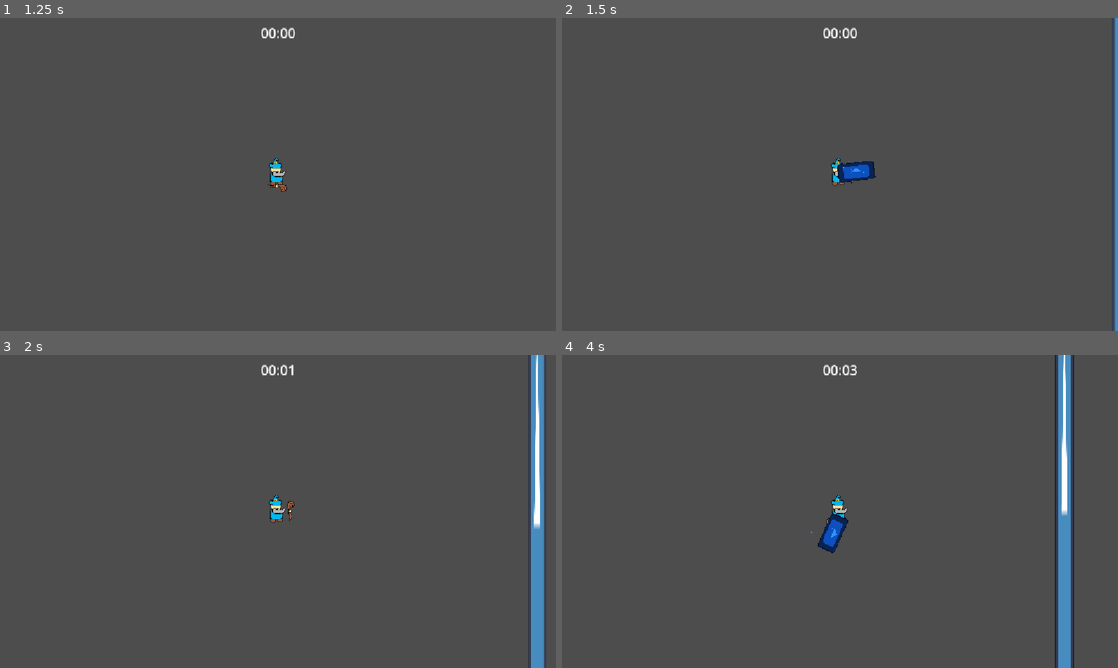
Above: before the commit, frames 1-4 (two rows, left to right).
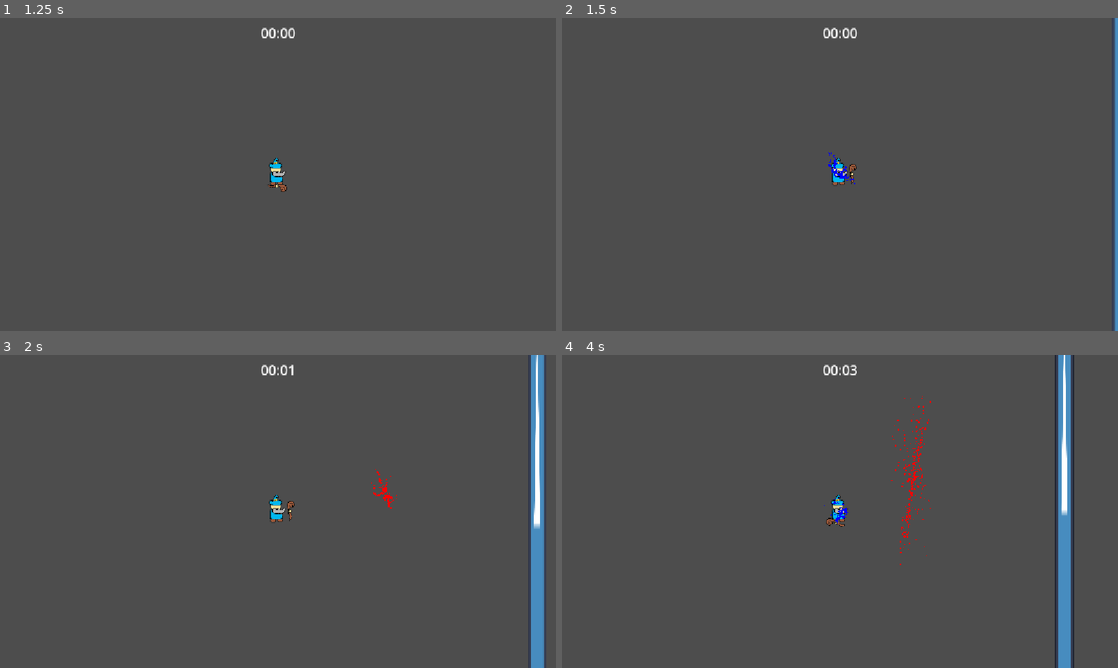
Above: after the commit, the same moments.

Repository: LeyuDing/SteelHacks2026
Game: Godot game, scene res://Scenes/main_menu.tscn
Same seed, same stepped clock (60 frames per second), same inputs: the game is played once before the commit and once after it. The engine's default icon, where the game draws it, is replaced by a stand-in: a white triangle on a blue panel in a dark square.
Inputs (mouse positions are in pixels of both pictures, inside the frame that each line leads up to):
- Up to frame 1 (1.25 s): click "Start" at 0.5 s
- Up to frame 2 (1.5 s): tap Enter at 1.25 s; move the mouse to (962, 158) at 1.27 s; hold Right (ui_right) from 1.28 s (still down); tap 1 (ui_spell1) at 1.35 s
- Up to frame 3 (2 s): keep holding Right (ui_right); tap 2 (ui_spell2) at 1.55 s
- Up to frame 4 (4 s): move the mouse to (728, 527) at 2.02 s; release Right (ui_right) at 2.03 s; hold Down (ui_down) 2.03-2.78 s; tap 2 (ui_spell2) at 2.1 s; tap 3 (ui_spell3) at 2.3, 2.85 s; move the mouse to (895, 442) at 2.77 s; hold Right (ui_right) 2.78-3.53 s; tap 4 (ui_spell4) at 3.05, 3.6 s; move the mouse to (812, 574) at 3.52 s; hold Up (ui_up) from 3.53 s (still down); tap 1 (ui_spell1) at 3.8 s

Frame 1 is identical in both runs. In frame 2, 0.4% of the frame differs, in the area x 47-57%, y 42-54%; in frame 3, less than 0.1%; in frame 4, 0.7%, in the area x 44-67%, y 13-68%.

Commit message:
make casting spells emit gpu_particles_2d

Diff:
--- a/Scenes/circle_spell.tscn
+++ b/Scenes/circle_spell.tscn
@@ -5,26 +5,12 @@
 
 [sub_resource type="CircleShape2D" id="CircleShape2D_ia7du"]
 
-[sub_resource type="ParticleProcessMaterial" id="ParticleProcessMaterial_4kiar"]
-particle_flag_align_y = true
-particle_flag_rotate_y = true
-particle_flag_disable_z = true
-direction = Vector3(0, -1, 0)
-gravity = Vector3(0, -100, 0)
-turbulence_enabled = true
-turbulence_noise_strength = 8.59
-turbulence_noise_scale = 9.475
-turbulence_noise_speed_random = 1.17
-turbulence_influence_min = 0.080000006
-turbulence_influence_max = 0.92600006
-turbulence_initial_displacement_min = -90.5
-turbulence_initial_displacement_max = 95.8
-
 [node name="circle_spell" type="Node2D" unique_id=1032744867]
 modulate = Color(0.6226018, 0.99999994, 0.4841807, 1)
 script = ExtResource("1_4kiar")
 
 [node name="Sprite2D" type="Sprite2D" parent="." unique_id=2081771349]
+visible = false
 texture = ExtResource("2_lkq0a")
 
 [node name="Timer" type="Timer" parent="." unique_id=657437196]
@@ -39,15 +25,5 @@
 scale = Vector2(7, 7)
 shape = SubResource("CircleShape2D_ia7du")
 
-[node name="GPUParticles2D" type="GPUParticles2D" parent="." unique_id=1119961045]
-position = Vector2(1, 0)
-rotation = 1.5739399
-scale = Vector2(-0.80149996, 0.760253)
-amount = 500
-lifetime = 4.0
-preprocess = 4.93
-speed_scale = 1.51
-process_material = SubResource("ParticleProcessMaterial_4kiar")
-
 [connection signal="timeout" from="Timer" to="." method="_on_timer_timeout"]
 [connection signal="body_entered" from="Area2D" to="." method="_on_area_2d_body_entered"]
--- /dev/null
+++ b/Scenes/particle.tscn
@@ -0,0 +1,33 @@
+[gd_scene format=3 uid="uid://dcesjtjfxvt1f"]
+
+[ext_resource type="Script" uid="uid://b8hxnvasbmy67" path="res://Scripts/gpu_particles_2d.gd" id="1_xhwoe"]
+
+[sub_resource type="ParticleProcessMaterial" id="ParticleProcessMaterial_u2rni"]
+particle_flag_align_y = true
+particle_flag_rotate_y = true
+particle_flag_disable_z = true
+direction = Vector3(0, -1, 0)
+gravity = Vector3(0, -100, 0)
+scale_min = 5.0
+scale_max = 10.0
+turbulence_enabled = true
+turbulence_noise_strength = 8.59
+turbulence_noise_scale = 9.475
+turbulence_noise_speed_random = 1.17
+turbulence_influence_min = 0.080000006
+turbulence_influence_max = 0.92600006
+turbulence_initial_displacement_min = -90.5
+turbulence_initial_displacement_max = 95.8
+
+[node name="Particle" type="Node2D" unique_id=1919165187]
+
+[node name="GPUParticles2D" type="GPUParticles2D" parent="." unique_id=2132326489]
+position = Vector2(1, 0)
+rotation = 1.5739399
+scale = Vector2(-0.80149996, 0.760253)
+amount = 500
+lifetime = 4.0
+preprocess = 4.93
+speed_scale = 1.51
+process_material = SubResource("ParticleProcessMaterial_u2rni")
+script = ExtResource("1_xhwoe")
--- a/Scenes/rectangle_spell.tscn
+++ b/Scenes/rectangle_spell.tscn
@@ -5,26 +5,12 @@
 
 [sub_resource type="RectangleShape2D" id="RectangleShape2D_m5cyh"]
 
-[sub_resource type="ParticleProcessMaterial" id="ParticleProcessMaterial_u4i7n"]
-particle_flag_align_y = true
-particle_flag_rotate_y = true
-particle_flag_disable_z = true
-direction = Vector3(0, -1, 0)
-gravity = Vector3(0, -100, 0)
-turbulence_enabled = true
-turbulence_noise_strength = 8.59
-turbulence_noise_scale = 9.475
-turbulence_noise_speed_random = 1.17
-turbulence_influence_min = 0.080000006
-turbulence_influence_max = 0.92600006
-turbulence_initial_displacement_min = -90.5
-turbulence_initial_displacement_max = 95.8
-
 [node name="RectangleSpell" type="Node2D" unique_id=426429013]
 modulate = Color(0.19210741, 0.57142806, 0.9999998, 1)
 script = ExtResource("1_7t21j")
 
 [node name="Sprite2D" type="Sprite2D" parent="." unique_id=70735943]
+visible = false
 position = Vector2(64, -4)
 texture = ExtResource("1_eovn4")
 
@@ -41,15 +27,5 @@
 wait_time = 0.5
 autostart = true
 
-[node name="GPUParticles2D" type="GPUParticles2D" parent="." unique_id=1450957881]
-position = Vector2(64, -4)
-rotation = 1.5739399
-scale = Vector2(-0.80250597, 0.760253)
-amount = 500
-lifetime = 4.0
-preprocess = 4.93
-speed_scale = 1.51
-process_material = SubResource("ParticleProcessMaterial_u4i7n")
-
 [connection signal="body_entered" from="Area2D" to="." method="_on_area_2d_body_entered"]
 [connection signal="timeout" from="Timer" to="." method="_on_timer_timeout"]
--- /dev/null
+++ b/Scripts/gpu_particles_2d.gd
@@ -0,0 +1,9 @@
+extends GPUParticles2D
+
+@export var duration : float
+
+
+# Called when the node enters the scene tree for the first time.
+func _ready() -> void:
+	await get_tree().create_timer(duration).timeout
+	queue_free()
--- a/Scripts/main_scene.gd
+++ b/Scripts/main_scene.gd
@@ -9,6 +9,7 @@
 
 const rectangleSpell = preload("res://Scenes/rectangle_spell.tscn")
 const circleSpell = preload("res://Scenes/circle_spell.tscn")
+const particle = preload("res://Scenes/particle.tscn")
 
 # Spells are a dictionary in the following format:
 # {"element" : "fire"/"ice"/"lightning"/"",
@@ -43,12 +44,12 @@
 	spell2 = {"element" : "fire",
 			  "damage" : 1.0,
 			  "cooldown" : 5.0,
-			  "duration" : 0.1,
+			  "duration" : 5.0,
 			  "projectile" : true,
 			  "aoe" : "rectangle",
 			  "origin" : "mouse",
 			  "width" : 3.0,
-			  "height" : 3.0}
+			  "height" : 10.0}
 
 	# Restart the round clock (see Scripts/game_clock.gd) so it doesn't
 	# carry over elapsed time from a previous round.
@@ -92,6 +93,9 @@
 
 	var spell_instance
 
+	var particle_instance = particle.instantiate()
+	var particle_emitter = particle_instance.get_node("GPUParticles2D")
+
 	#aoe
 	if properties["aoe"] == "rectangle":
 		spell_instance = rectangleSpell.instantiate()
@@ -109,12 +113,31 @@
 	#instantiation point
 	if properties["origin"] == "self":
 		spell_instance.position = player.position
+		particle_instance.position = player.position
 
 		if properties["aoe"] == "rectangle":
 			var offset = properties["width"] / 2.0
 			spell_instance.global_position += Vector2.RIGHT.rotated(spell_instance.rotation) * offset
+			particle_instance.global_position += Vector2.RIGHT.rotated(spell_instance.rotation) * offset
 
 	if properties["origin"] == "mouse":
 		spell_instance.position = get_global_mouse_position()
+		particle_instance.position = get_global_mouse_position()
 
 	add_child(spell_instance)
+
+	if properties["duration"] <= 0.5:
+		particle_emitter.duration = 0.5
+	else:
+		particle_emitter.duration = properties["duration"]
+
+	if properties["element"] == "fire":
+		particle_emitter.modulate = Color.RED
+	if properties["element"] == "ice":
+		particle_emitter.modulate = Color.BLUE
+	if properties["element"] == "lightning":
+		particle_emitter.modulate = Color.PURPLE
+
+	particle_instance.scale = Vector2(int(properties["width"]), int(properties["height"]))
+
+	add_child(particle_instance)
--- a/Scripts/spell.gd
+++ b/Scripts/spell.gd
@@ -3,7 +3,6 @@
 @export var element : String
 @export var damage : float
 @export var duration : float
-
 
 # Called when the node enters the scene tree for the first time.
 func _ready() -> void:
Not shown, added: Scripts/gpu_particles_2d.gd.uid
